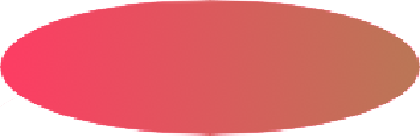
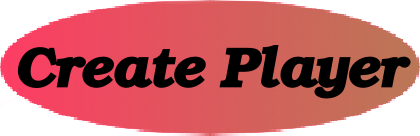
Layers edited between the first and the second 420px x 136px image:
painted on "Button" over [17, 45, 411, 99]
